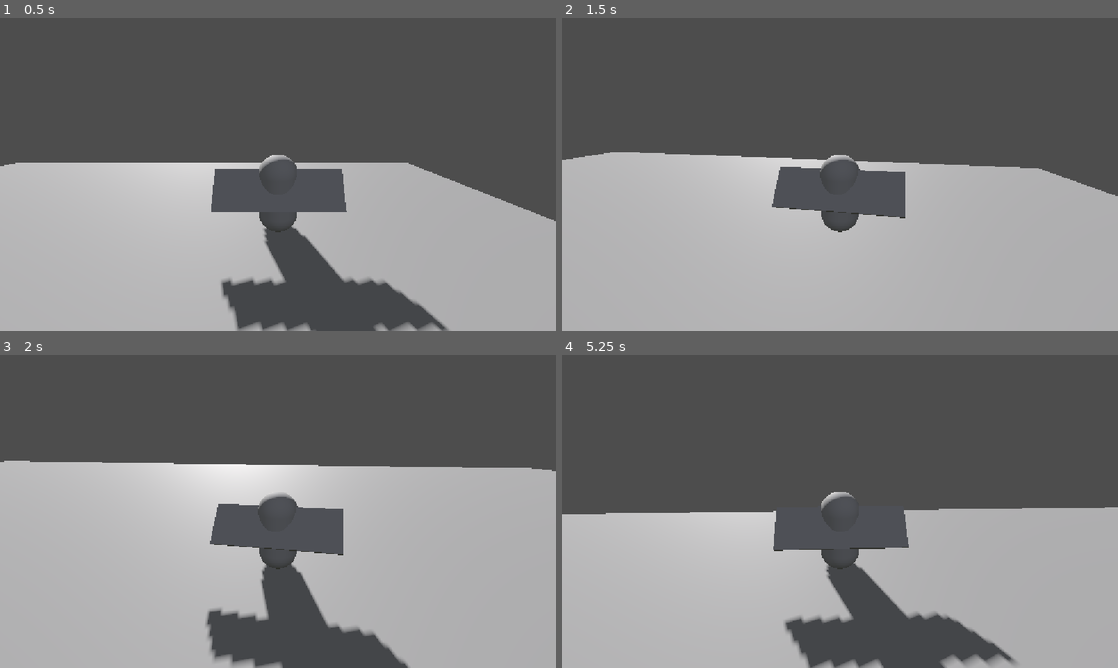
Above: before the commit, frames 1-4 (two rows, left to right).
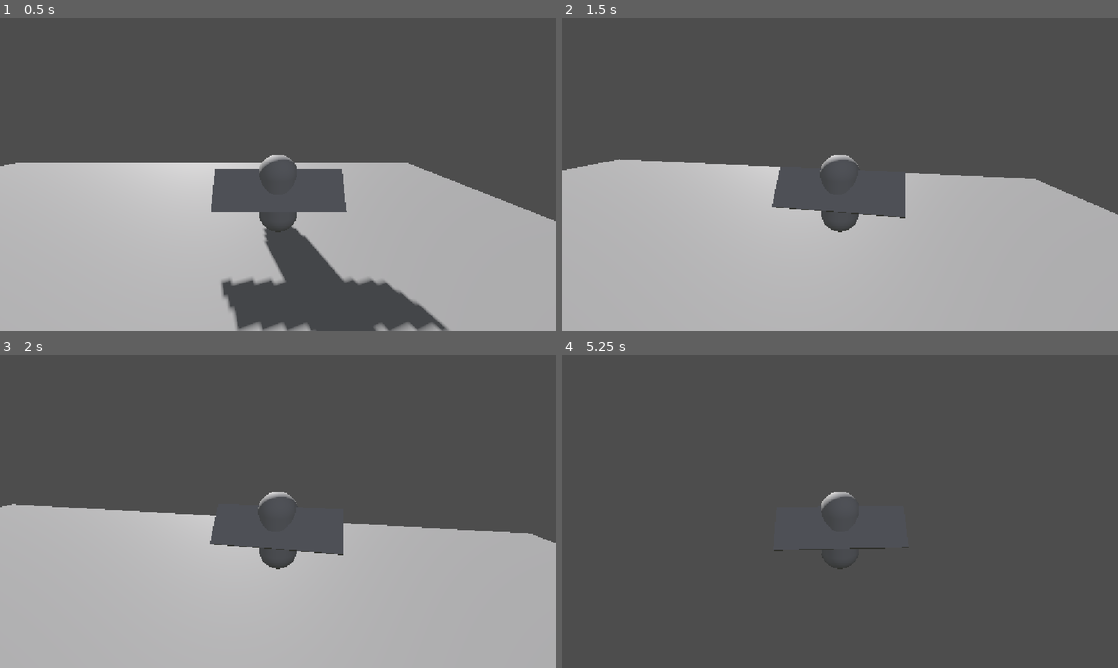
Above: after the commit, the same moments.

Repository: viywolf/fourth-light
Game: Godot game, scene res://scenes/main.tscn
Two runs of this game, one before a commit and one after it. Both use one fixed random seed, a clock stepped at 60 frames per second and the inputs below.
Inputs (mouse positions are in pixels of both pictures, inside the frame that each line leads up to):
- Up to frame 1 (0.5 s): no input
- Up to frame 2 (1.5 s): move the mouse to (867, 174) at 0.52 s; hold W (forward) from 0.53 s (still down); tap Q (glide) at 0.6, 1.35 s; tap Space (jump) at 0.77 s; move the mouse to (812, 174) at 1.27 s
- Up to frame 3 (2 s): keep holding W (forward); tap Space (jump) at 1.52 s
- Up to frame 4 (5.25 s): keep holding W (forward); move the mouse to (851, 505) at 2.02 s; tap Q (glide) every 0.75 s from 2.1 to 5.1 s; move the mouse to (834, 517) at 2.77 s; tap Space (jump) at 3.02, 3.77, 4.52 s; move the mouse to (878, 514) at 3.52 s; move the mouse to (795, 508) at 4.27 s; move the mouse to (845, 511) at 5.02 s

Frame 1 is identical in both runs. In frame 2, 3.0% of the frame differs, in the area x 0-100%, y 42-63%; in frame 3, 23%; in frame 4, 41%, in the area x 0-100%, y 48-100%.

Commit message:
Made gliding better
Glide slows when you rotate, retained glide speed when going up

Diff:
--- a/scenes/main.tscn
+++ b/scenes/main.tscn
@@ -67,7 +67,7 @@
 transform = Transform3D(1, 0, 0, 0, 1, 0, 0, 0, 1, 16.823193, 12.00992, -3.7149725)
 
 [node name="StaticBody3D2" type="StaticBody3D" parent="." unique_id=2070174269]
-transform = Transform3D(1, 0, 0, 0, 1, 0, 0, 0, 1, 0, 1.2087402, -3.5316324)
+transform = Transform3D(1, 0, 0, 0, 5.4209795, 0, 0, 0, 1, -10.774181, 1.2087402, -3.5316324)
 
 [node name="CollisionShape3D" type="CollisionShape3D" parent="StaticBody3D2" unique_id=2135093984]
 shape = SubResource("CylinderShape3D_1vivr")
--- a/scenes/player.gd
+++ b/scenes/player.gd
@@ -9,14 +9,24 @@
 var is_gliding := false
 # Move this elsewhere to easier change it
 var gravity: float = 70
-var glide_speed_y: float = 10
-var glide_speed_retainment_rate = 0.05
+
+var max_glide_speed: float = 60
+var starting_glide_speed: float = 20
+var glide_speed: float = 10
+var glide_speed_y: float
+var glide_speed_retainment_rate: float = 0.05
+var glide_turning_speed_decrease: float = 8
+
+var previous_yaw: float = 0
 
 func _physics_process(delta: float) -> void:
+	var yaw_difference: float = previous_yaw - self.rotation.y
+
 	if Input.is_action_just_pressed("glide"):
 		is_gliding = !is_gliding
 		$GliderModel.visible = is_gliding
-		glide_speed_y = 50
+		glide_speed = starting_glide_speed
+		glide_speed_y = 0
 
 	if is_gliding:
 		if is_on_floor():
@@ -27,18 +37,23 @@
 		var face_direction_up = Vector3.UP.dot(camera_direction)
 		if face_direction_up > 0: #Looking above the horizon
 			print("llonign up")
-			glide_speed_y = move_toward(glide_speed_y, 0, gravity * delta)
+			glide_speed = move_toward(glide_speed, 0, gravity * delta * glide_speed_retainment_rate)
+			glide_speed_y = move_toward(glide_speed_y, -gravity, gravity * delta * glide_speed_retainment_rate)
 		else:
-			glide_speed_y += Vector3.DOWN.dot(camera_direction) * delta * speed
+			glide_speed += Vector3.DOWN.dot(camera_direction) * delta * speed
+			glide_speed = clampf(glide_speed, 0, max_glide_speed)
+			glide_speed_y = 0 #move_toward(glide_speed_y, 0, gravity * delta)
 
+		glide_speed -= yaw_difference * delta * glide_turning_speed_decrease
 
-		print("Glide speed: " + str(glide_speed_y))
+		print("Glide speed: " + str(glide_speed))
 
-		self.velocity = velocity.move_toward(camera_direction * glide_speed_y, acceleration * delta)
-		self.velocity.y -= gravity * 0.05
-		self.velocity.y = clamp(self.velocity.y, -gravity, INF)
-		#self.velocity.y = -(glide_speed_y * glide_speed_retainment_rate) - (gravity * glide_speed_retainment_rate)
-		#self.velocity.y = -abs(glide_speed_y - 2)
+		self.velocity = velocity.move_toward(camera_direction * glide_speed, acceleration * delta)
+		self.velocity.y += glide_speed_y / 5
+		#self.velocity.y -= gravity * 0.001
+		#self.velocity.y = clamp(self.velocity.y, -gravity, INF)
+		#self.velocity.y = -(glide_speed * glide_speed_retainment_rate) - (gravity * glide_speed_retainment_rate)
+		#self.velocity.y = -abs(glide_speed - 2)
 		print("Velocity y: " + str(self.velocity.y))
 		if is_equal_approx(self.velocity.y, -gravity):
 			is_gliding = false
@@ -66,5 +81,6 @@
 	if is_on_floor() == false:
 		self.velocity.y = move_toward(self.velocity.y, -gravity, gravity * delta)
 
+	previous_yaw = self.rotation.y
 
 	move_and_slide()
